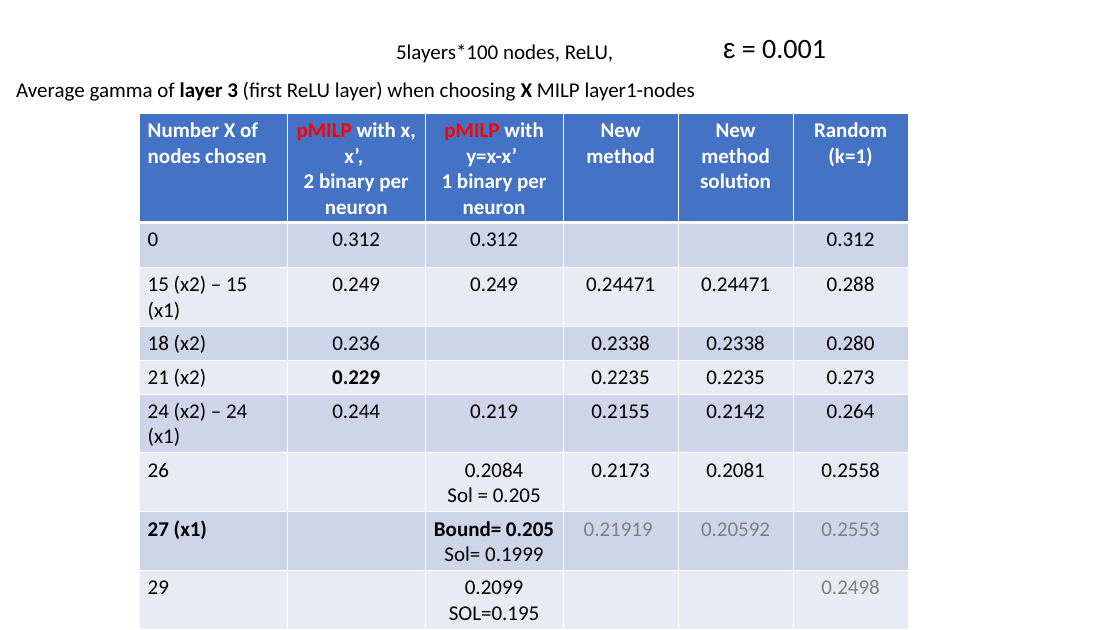
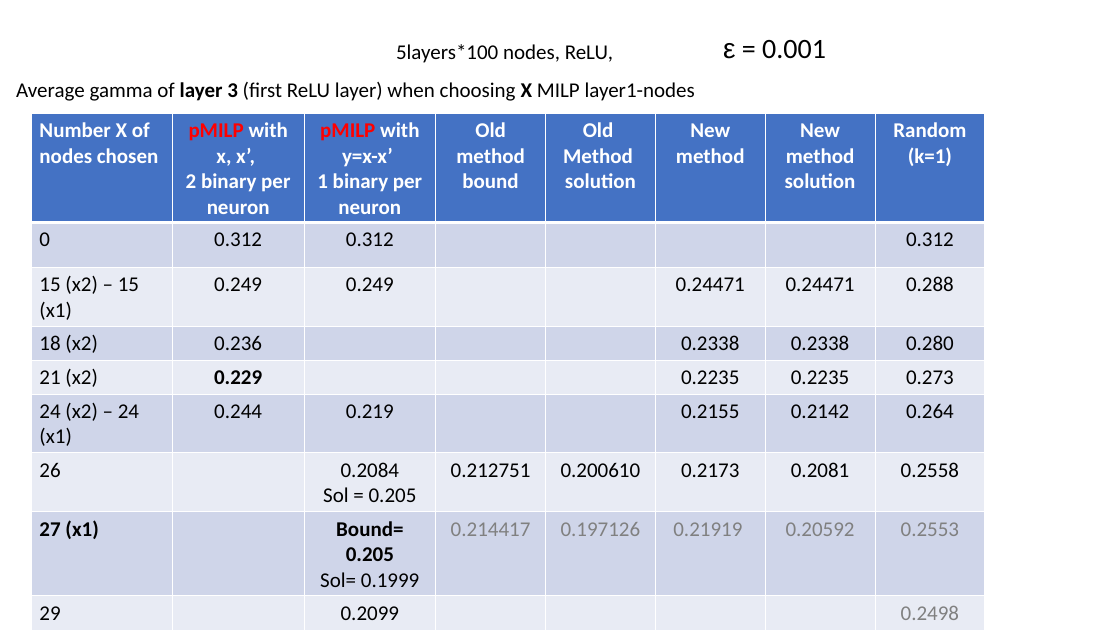
Before and after one commit to blaisegenest/vericompensate, a slide deck: slide 19 of lipschitz/Liptscitz.pptx. Drawn at 1120x630 pixels with LibreOffice and Linux fonts; fonts in the diff are those of the drawing. Boxes give left, top, right and bottom in pixels: in the first picture for what was removed or moved away, otherwise in the second. Text is boxed around its words. In the diff, an @@ line names an element or a change of style, - is before the commit and + after.

Commit message:
update table

```diff
--- a/lipschitz/Liptscitz.pptx
+++ b/lipschitz/Liptscitz.pptx
@@ table at bbox=[31, 113, 986, 630] @@
+column 4: Old method / bound |  |  |  |  |  | 0.212751 | 0.214417 |  | 
+column 5: Old / Method / solution |  |  |  |  |  | 0.200610 | 0.197126 |  | 
@@ table: place and size @@
-table at bbox=[139, 113, 908, 630]
+table at bbox=[31, 113, 986, 630]
```
